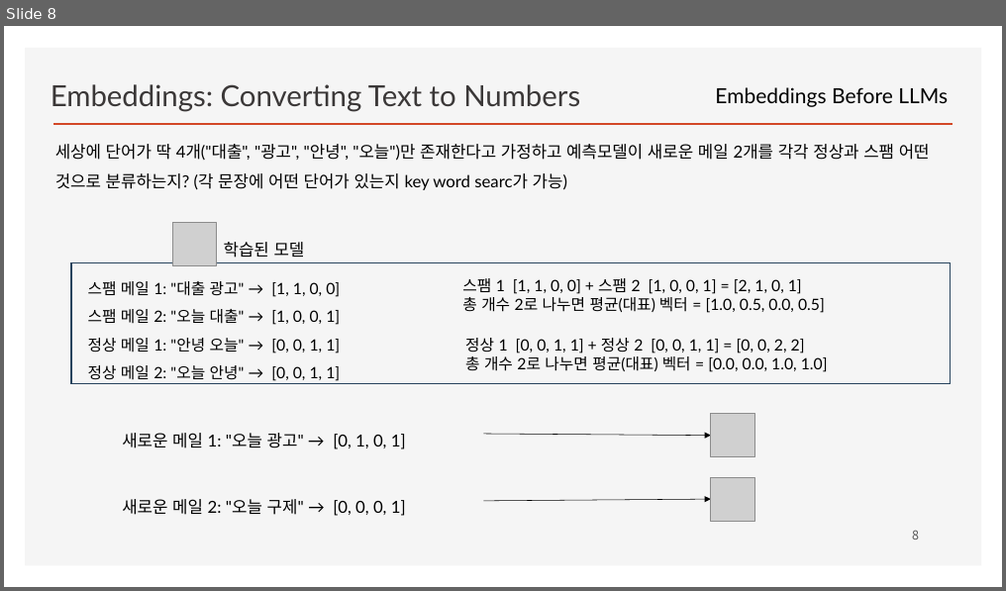
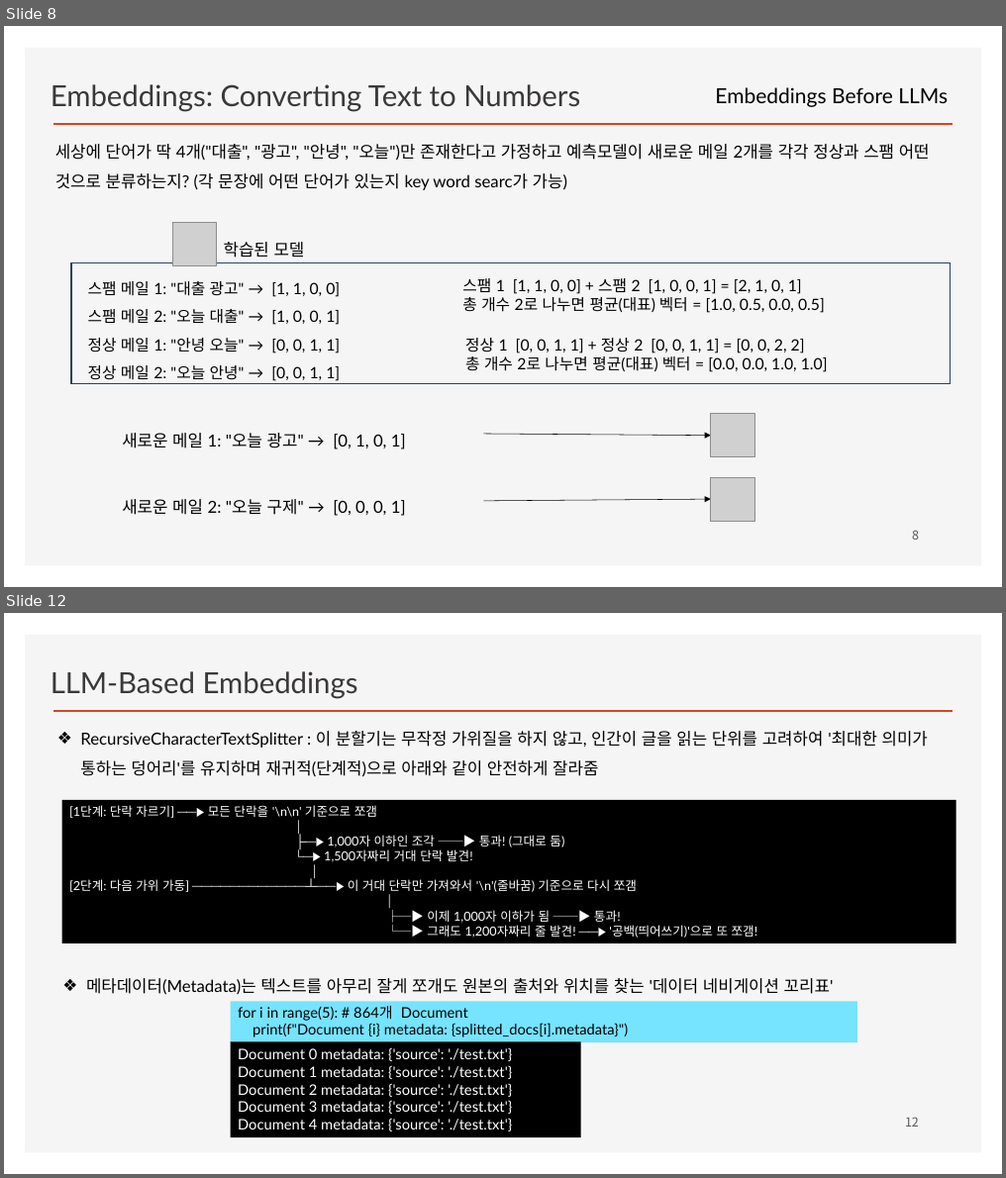
Before and after one commit to ancestor9/2026_Fall_Learning-Langchain-AI-Agent, a slide deck: CHAPTER 2 RAG Part I_Indexing Your Data.pptx. Shown one above the other, each under a label of ours: slide 8 before the commit, slides 8 and 12 after it; the slides between them are not shown. The pictures are 1006x591 and 1006x1178 pixels, drawn with LibreOffice and Linux fonts; fonts in the diff are those of the drawing; grey boxes stand for pictures; background and template pictures are left out. Boxes give left, top, right and bottom in pixels: in the first picture for what was removed or moved away, otherwise in the second. Text is boxed around its words. In the diff, an @@ line names an element or a change of style, - is before the commit and + after.

```diff
--- a/CHAPTER 2 RAG Part I_Indexing Your Data.pptx
+++ b/CHAPTER 2 RAG Part I_Indexing Your Data.pptx
@@ slide 12 added at bbox=[4, 613, 1002, 1174], background #FFFFFF; not listed: 2 template elements that a slide beside it also shows @@
@@ text added at bbox=[51, 671, 358, 698], 28 pt, text #3B3838 @@
+LLM-Based Embeddings
@@ text added at bbox=[80, 731, 928, 777], 16 pt, text #000000 @@
+❖ RecursiveCharacterTextSplitter : 이 분할기는 무작정 가위질을 하지 않고, 인간이 글을 읽는 단위를 고려하여 '최대한 의미가 통하는 덩어리'를 유지하며 재귀적(단계적)으로 아래와 같이 안전하게 잘라줌
@@ rectangle added at bbox=[62, 800, 956, 944], fill #000000, 12 pt, text #FFFFFF @@
+[1단계: 단락 자르기] ──▶ 모든 단락을 '\n\n' 기준으로 쪼갬
+            │
+            ├─▶ 1,000자 이하인 조각 ──▶ 통과! (그대로 둠)
+            └─▶ 1,500자짜리 거대 단락 발견!
+│
+[2단계: 다음 가위 가동] ────────────┴──▶ 이 거대 단락만 가져와서 '\n'(줄바꿈) 기준으로 다시 쪼갬
+                │
+                ├─▶ 이제 1,000자 이하가 됨 ──▶ 통과!
+                └─▶ 그래도 1,200자짜리 줄 발견! ──▶ '공백(띄어쓰기)'으로 또 쪼갬!
@@ text added at bbox=[86, 978, 834, 995], 16 pt, text #000000 @@
+❖ 메타데이터(Metadata)는 텍스트를 아무리 잘게 쪼개도 원본의 출처와 위치를 찾는 '데이터 네비게이션 꼬리표'
@@ rectangle added at bbox=[231, 1001, 858, 1043], fill #76E3FF, 14 pt, text #000000 @@
+for i in range(5): # 864개 Document
+print(f"Document {i} metadata: {splitted_docs[i].metadata}")
@@ rectangle added at bbox=[231, 1042, 581, 1138], fill #000000, 14 pt, text #FFFFFF @@
+Document 0 metadata: {'source': './test.txt'} Document 1 metadata: {'source': './test.txt'} Document 2 metadata: {'source': './test.txt'} Document 3 metadata: {'source': './test.txt'} Document 4 metadata: {'source': './test.txt'}
@@ page number added at bbox=[905, 1117, 919, 1127], 12 pt, text #595959 @@
+12
```
Also in this commit, not shown: 4 slides changed, 4 other slides added.
